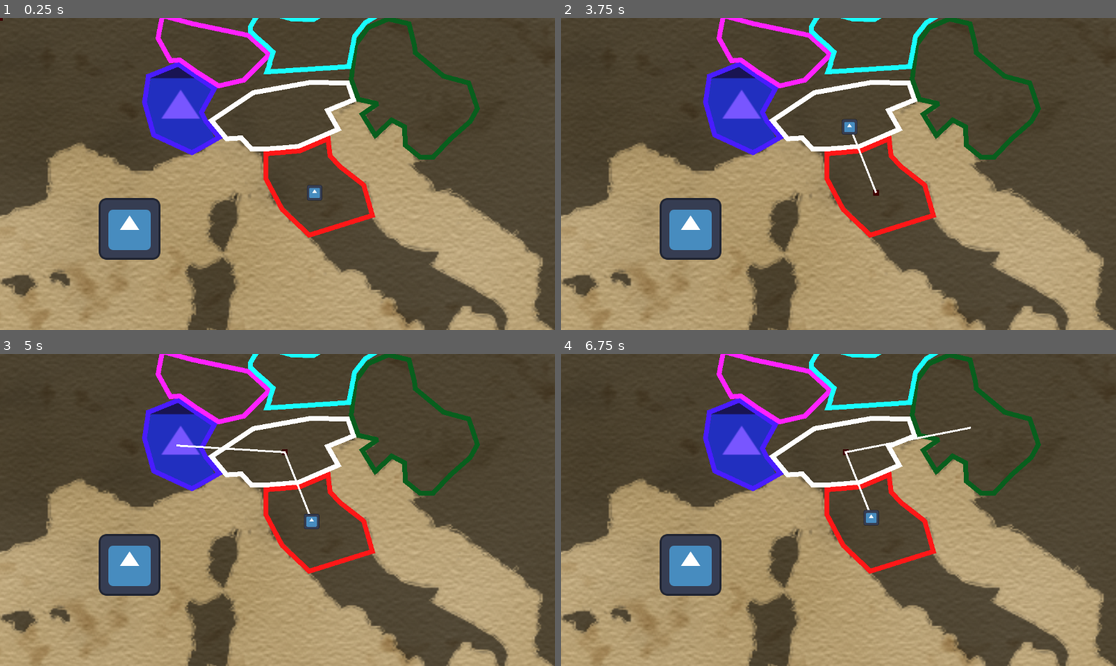
Above: before the commit, frames 1-4 (two rows, left to right).
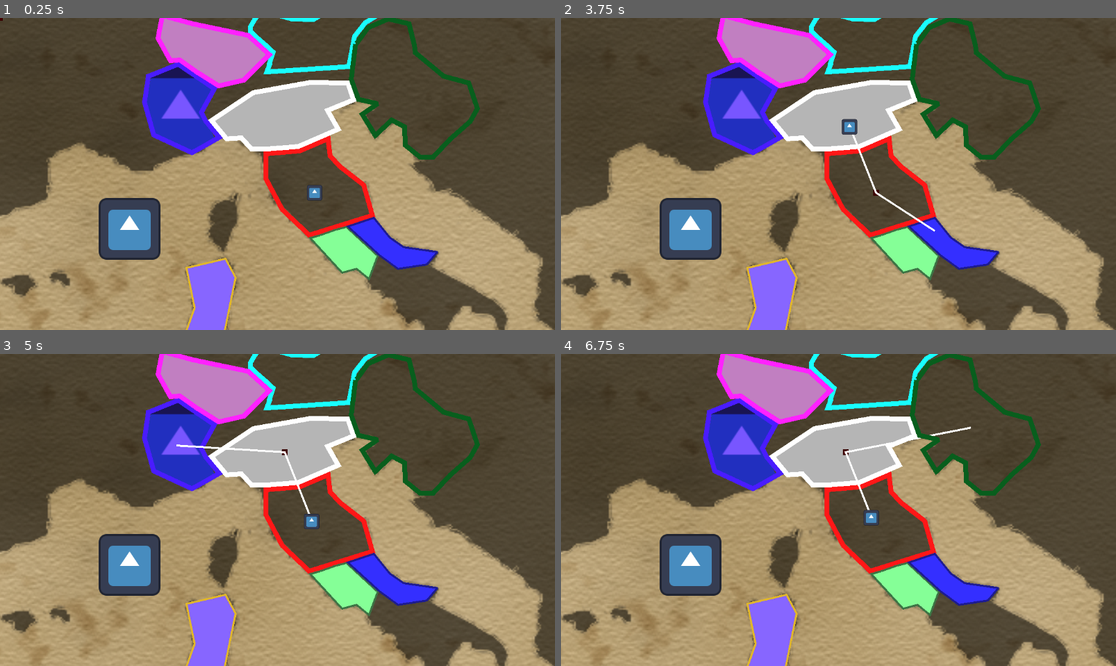
Above: after the commit, the same moments.

Repository: Lucasdelpiero/RTS
Game: Godot game, scene res://Map/world.tscn
Two runs of this game, one before a commit and one after it. Both use one fixed random seed, a clock stepped at 60 frames per second and the inputs below. The engine's default icon, where the game draws it, is replaced by a stand-in: a white triangle on a blue panel in a dark square.
Inputs (mouse positions are in pixels of both pictures, inside the frame that each line leads up to):
- Up to frame 1 (0.25 s): no input
- Up to frame 2 (3.75 s): tap Enter at 0.5 s; move the mouse to (960, 158) at 0.52 s; click (960, 158) at 0.6 s; move the mouse to (727, 189) at 1.27 s; right-click (727, 189) at 1.35 s; click (727, 189) at 1.42 s; move the mouse to (894, 105) at 2.02 s; click (894, 105) at 2.1 s; tap Space at 2.75 s; move the mouse to (810, 236) at 2.77 s; right-click (810, 236) at 2.85 s; click (810, 236) at 2.92 s; move the mouse to (1005, 220) at 3.52 s; click (1005, 220) at 3.6 s
- Up to frame 3 (5 s): move the mouse to (111, 463) at 4.27 s; right-click (111, 463) at 4.35 s; click (111, 463) at 4.42 s
- Up to frame 4 (6.75 s): move the mouse to (866, 510) at 5.02 s; click (866, 510) at 5.1 s; tap Enter at 5.75 s; move the mouse to (755, 432) at 5.77 s; right-click (755, 432) at 5.85 s; click (755, 432) at 5.92 s; move the mouse to (960, 494) at 6.52 s; click (960, 494) at 6.6 s

The runs differ from the first frame. In frame 1, 9.4% of the frame differs, in the area x 28-79%, y 0-100%; in frame 2, 9.4%; in frame 3, 9.3%; in frame 4, 9.4%.

Commit message:
New province class as polygon with borders

Diff:
--- /dev/null
+++ b/Map/Province.gd
@@ -0,0 +1,30 @@
+@tool
+class_name Province # New icon to be made
+extends Polygon2D
+
+@export_color_no_alpha var OutLine = Color(0, 0, 0) : set = set_color_border
+@export_range(1, 20, 0.1) var Width = 2.0 : set = set_width
+@onready var border = %Border
+@export var cityName = "Unnamed" : set = set_city_name
+
+func _ready():
+
+	pass
+func _draw():
+	var polygon = get_polygon()
+	border.points = polygon
+	if polygon.size() > 1 :
+		border.add_point(polygon[0])
+	border.width = Width
+	border.default_color = OutLine
+
+func set_color_border(color):
+	OutLine = color
+	queue_redraw()
+
+func set_width(new_width):
+	Width = new_width
+	queue_redraw()
+
+func set_city_name(value):
+	pass
--- a/Map/pos_province.gd
+++ b/Map/pos_province.gd
@@ -1,3 +1,4 @@
+@tool
 extends Marker2D
 
 @export var id : int
@@ -16,6 +17,7 @@
 
 # Called when the node enters the scene tree for the first time.
 func _ready():
+#	self.name = provName
 #	get_connections()
 	# Posible paths from this point
 #	paths = [get_node(path0), get_node(path1) , path2, path3, path4, path5]
--- /dev/null
+++ b/Map/province.tscn
@@ -0,0 +1,18 @@
+[gd_scene load_steps=3 format=3 uid="uid://dec3vxw320ceh"]
+
+[ext_resource type="Script" path="res://Map/Province.gd" id="1_0h13g"]
+[ext_resource type="PackedScene" uid="uid://hb4l2h7cpx1y" path="res://Map/pos_province.tscn" id="2_tp8f2"]
+
+[node name="Province" type="Polygon2D"]
+script = ExtResource("1_0h13g")
+Width = 4.0
+
+[node name="PosProvince" parent="." instance=ExtResource("2_tp8f2")]
+
+[node name="Border" type="Line2D" parent="."]
+unique_name_in_owner = true
+width = 4.0
+default_color = Color(0, 0, 0, 1)
+metadata/_edit_lock_ = true
+
+[editable path="PosProvince"]
--- a/Map/world.gd
+++ b/Map/world.gd
@@ -9,7 +9,6 @@
 func _ready():
 	temp_get_nav_map()
 	army.get_to_closer_point(map)
-
 # Called every frame. 'delta' is the elapsed time since the previous frame.
 func _process(delta):
 	pass
--- a/Map/world.tscn
+++ b/Map/world.tscn
@@ -1,10 +1,11 @@
-[gd_scene load_steps=7 format=3 uid="uid://bvm45rxpdusoh"]
+[gd_scene load_steps=8 format=3 uid="uid://bvm45rxpdusoh"]
 
 [ext_resource type="Script" path="res://Map/world.gd" id="1_qiij3"]
 [ext_resource type="Texture2D" uid="uid://cbji4uhav74fm" path="res://Map/EuropeMap.png" id="1_v5ckb"]
 [ext_resource type="PackedScene" uid="uid://bsuv2fxb0uq4f" path="res://Map/army.tscn" id="2_2lid3"]
 [ext_resource type="PackedScene" uid="uid://hb4l2h7cpx1y" path="res://Map/pos_province.tscn" id="3_6xwkc"]
 [ext_resource type="Texture2D" uid="uid://cgp6f6m73ehi7" path="res://icon.svg" id="3_dkw6f"]
+[ext_resource type="PackedScene" uid="uid://dec3vxw320ceh" path="res://Map/province.tscn" id="5_rmlct"]
 
 [sub_resource type="NavigationPolygon" id="NavigationPolygon_v8dvj"]
 vertices = PackedVector2Array(235, 142, 352, -154, 882, -163, 1133, 654, 361, 645)
@@ -35,6 +36,8 @@
 metadata/_edit_lock_ = true
 
 [node name="North" type="Line2D" parent="Italy"]
+z_index = 2
+z_as_relative = false
 points = PackedVector2Array(401, 98, 434, 96, 455, 119, 488, 119, 552, 114, 635, 78, 613, 39, 667, 17, 655, -18, 576, -19, 459, 2, 372, 60, 405, 100)
 
 [node name="NorthP" parent="Italy/North" instance=ExtResource("3_6xwkc")]
@@ -44,6 +47,11 @@
 path1 = NodePath("../../West/West")
 path2 = NodePath("../../East/PosProvince")
 
+[node name="Polygon2D" type="Polygon2D" parent="Italy/North"]
+z_as_relative = false
+color = Color(0.709804, 0.709804, 0.709804, 1)
+polygon = PackedVector2Array(401, 98, 434, 96, 455, 119, 488, 119, 552, 114, 635, 78, 613, 39, 667, 17, 655, -18, 576, -19, 459, 2, 372, 60, 401, 98)
+
 [node name="Center" type="Line2D" parent="Italy"]
 points = PackedVector2Array(485, 124, 485, 129, 485, 181, 519, 245, 575, 298, 706, 257, 688, 194, 638, 155, 618, 133, 614, 98, 555, 123, 486, 129)
 default_color = Color(1, 0.0901961, 0.0901961, 1)
@@ -52,6 +60,8 @@
 position = Vector2(587, 210)
 id = 10
 path0 = NodePath("../../North/NorthP")
+path1 = NodePath("../../../SW/PosProvince")
+path2 = NodePath("../../../SE/PosProvince")
 
 [node name="West" type="Line2D" parent="Italy"]
 position = Vector2(385.472, 90.3453)
@@ -64,6 +74,8 @@
 path0 = NodePath("../../North/NorthP")
 
 [node name="East" type="Line2D" parent="Italy"]
+z_index = 10
+z_as_relative = false
 points = PackedVector2Array(671, -99, 662, -26, 677, 16, 717, 25, 685, 47, 712, 91, 746, 59, 773, 73, 774, 111, 805, 136, 832, 136, 868, 98, 909, 62, 924, 35, 906, -18, 854, -32, 795, -81, 793, -97, 782, -141, 739, -151, 697, -133, 673, -100)
 default_color = Color(0.0313726, 0.368627, 0.113725, 1)
 
@@ -73,6 +85,8 @@
 path0 = NodePath("../../Swis2/PosProvince")
 
 [node name="Swis" type="Line2D" parent="Italy"]
+z_index = 10
+z_as_relative = false
 position = Vector2(352.449, -49.51)
 points = PackedVector2Array(-9.44855, 9.50999, 34.5515, 37.51, 86.5515, 25.51, 139.551, -27.49, 95.5515, -67.49, -19.4485, -91.49, -82.4485, -108.49, -91.4485, -61.49, -65.4485, -14.49, -46.4485, -16.49, -8.44855, 10.51)
 default_color = Color(1, 0.129412, 1, 1)
@@ -83,6 +97,12 @@
 path0 = NodePath("../../West/West")
 path1 = NodePath("../../Swis2/PosProvince")
 
+[node name="Polygon2D" type="Polygon2D" parent="Italy/Swis"]
+z_index = 3
+z_as_relative = false
+color = Color(0.76, 0.5016, 0.76, 1)
+polygon = PackedVector2Array(-82.449, -44.49, -67.449, -10.49, -38.449, -13.49, 31.551, 34.51, 87.551, 20.51, 136.551, -28.49, 93.551, -66.49, -82.449, -108.49, -90.449, -65.49)
+
 [node name="Swis2" type="Line2D" parent="Italy"]
 position = Vector2(505, -72)
 points = PackedVector2Array(-11, 12, -18, 31, 152, 20, 164, -43, 186, -71, 215, -89, 165, -113, 128, -108, 92, -86, 79, -78, 34, -79, -14, -92, -32, -93, -44, -77, -52, -63, -52, -53, -35, -37, -21, -25, -5, -10, -14, 17)
@@ -91,6 +111,16 @@
 [node name="PosProvince" parent="Italy/Swis2" instance=ExtResource("3_6xwkc")]
 position = Vector2(74, -41)
 id = 60
+
+[node name="Province" parent="Italy" instance=ExtResource("5_rmlct")]
+position = Vector2(0, -30)
+color = Color(0.529412, 0.4, 1, 1)
+polygon = PackedVector2Array(337, 479, 320, 396, 401, 377, 422, 416, 397, 539, 356, 551, 319, 529)
+OutLine = Color(0.882353, 0.717647, 0.168627, 1)
+
+[node name="Border" parent="Italy/Province" index="1"]
+points = PackedVector2Array(337, 479, 320, 396, 401, 377, 422, 416, 397, 539, 356, 551, 319, 529, 337, 479)
+default_color = Color(0.882353, 0.717647, 0.168627, 1)
 
 [node name="NavigationRegion2D" type="NavigationRegion2D" parent="."]
 self_modulate = Color(1, 1, 1, 0)
@@ -104,3 +134,43 @@
 [node name="Icon" type="Sprite2D" parent="."]
 position = Vector2(202, 285)
 texture = ExtResource("3_dkw6f")
+
+[node name="SW" parent="." instance=ExtResource("5_rmlct")]
+position = Vector2(684.387, 324.064)
+color = Color(0.521569, 1, 0.592157, 1)
+polygon = PackedVector2Array(-86.3866, -26.0639, -55.3866, -37.0639, -32.3866, -43.0639, 32.6134, 16.9361, 14.6134, 64.9361, -11.3866, 43.9361, -41.3866, 51.9361, -107.387, -20.0639)
+OutLine = Color(0.234, 0.45, 0.2664, 1)
+
+[node name="PosProvince" parent="SW" index="0"]
+position = Vector2(-40.3866, 0.936096)
+id = 17
+
+[node name="Border" parent="SW" index="1"]
+points = PackedVector2Array(-86.3866, -26.0639, -55.3866, -37.0639, -32.3866, -43.0639, 32.6134, 16.9361, 14.6134, 64.9361, -11.3866, 43.9361, -41.3866, 51.9361, -107.387, -20.0639, -86.3866, -26.0639)
+default_color = Color(0.234, 0.45, 0.2664, 1)
+
+[node name="SE" parent="." instance=ExtResource("5_rmlct")]
+position = Vector2(708.965, 289.235)
+color = Color(0.203922, 0.188235, 1, 1)
+polygon = PackedVector2Array(-26.9647, -18.2349, 0.0352783, -27.2349, 33.0353, 13.7651, 62.0353, 33.7651, 132.035, 43.7651, 110.035, 69.7651, 50.0353, 78.7651, 12.0353, 50.7651, -53.9647, -9.23492)
+OutLine = Color(0.115995, 0.1083, 0.57, 1)
+
+[node name="PosProvince" parent="SE" index="0"]
+id = 18
+
+[node name="Border" parent="SE" index="1"]
+points = PackedVector2Array(-26.9647, -18.2349, 0.0352783, -27.2349, 33.0353, 13.7651, 62.0353, 33.7651, 132.035, 43.7651, 110.035, 69.7651, 50.0353, 78.7651, 12.0353, 50.7651, -53.9647, -9.23492, -26.9647, -18.2349)
+default_color = Color(0.115995, 0.1083, 0.57, 1)
+
+[editable path="Italy/North/NorthP"]
+[editable path="Italy/Center/CenterP"]
+[editable path="Italy/West/West"]
+[editable path="Italy/East/PosProvince"]
+[editable path="Italy/Swis/PosProvince"]
+[editable path="Italy/Swis2/PosProvince"]
+[editable path="Italy/Province"]
+[editable path="Italy/Province/PosProvince"]
+[editable path="SW"]
+[editable path="SW/PosProvince"]
+[editable path="SE"]
+[editable path="SE/PosProvince"]
